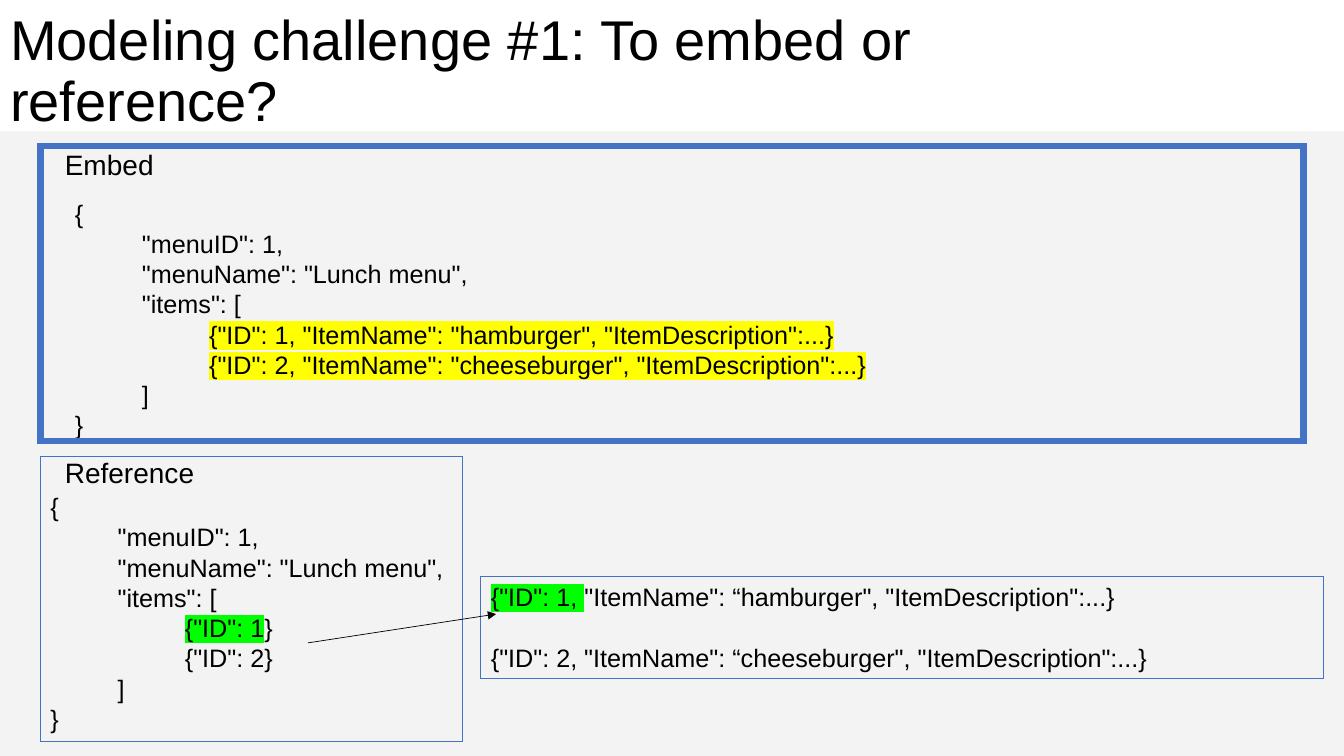
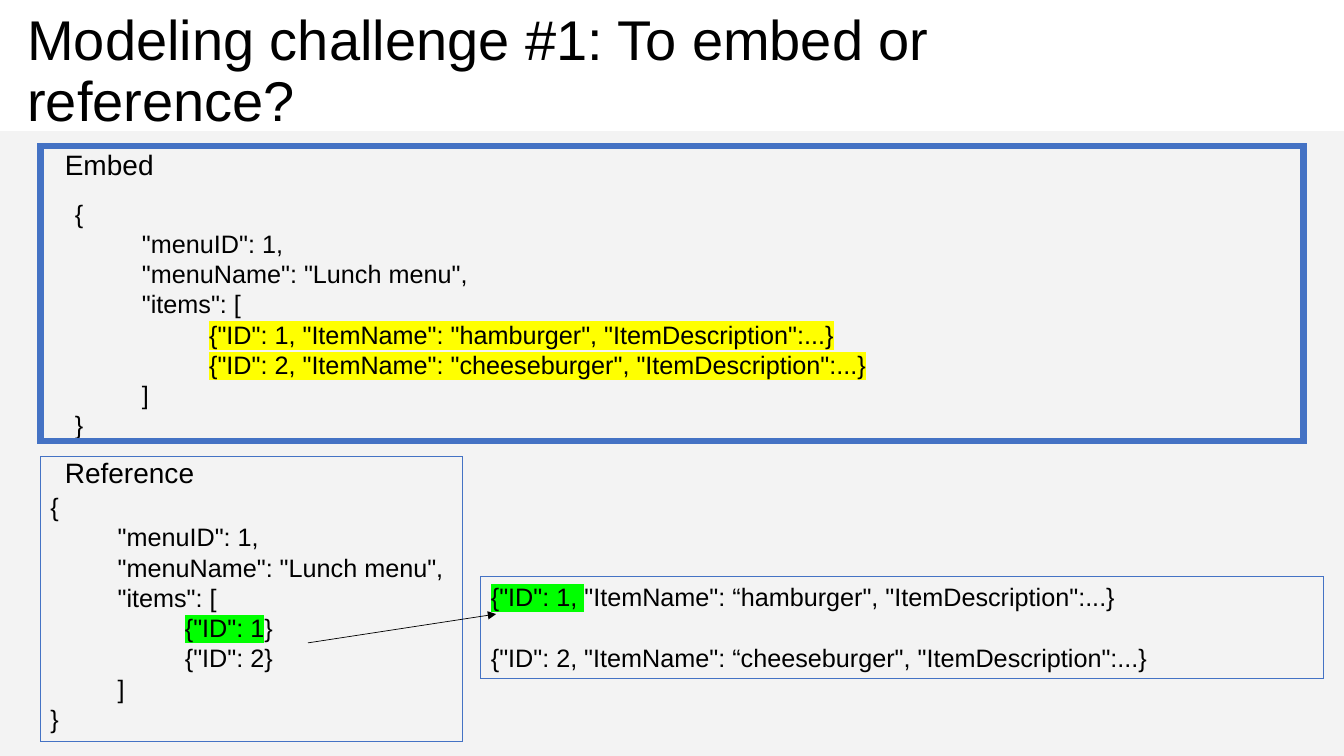
Before and after one commit to CosmosDB/labs, a slide deck: slide 8 of decks/Data-Modeling.pptx. Drawn at 1344x756 pixels with LibreOffice and Linux fonts; fonts in the diff are those of the drawing. Boxes give left, top, right and bottom in pixels: in the first picture for what was removed or moved away, otherwise in the second. Text is boxed around its words. In the diff, an @@ line names an element or a change of style, - is before the commit and + after.

Commit message:
data modeling indexing updates

```diff
--- a/decks/Data-Modeling.pptx
+++ b/decks/Data-Modeling.pptx
@@ title "Modeling challenge #1: To embed ..." moved from (x1=10, y1=19, x2=911, y2=122) to (x1=27, y1=19, x2=929, y2=122) @@
```
Also in this commit, not shown: 16 other slides changed, 3 slides added.
